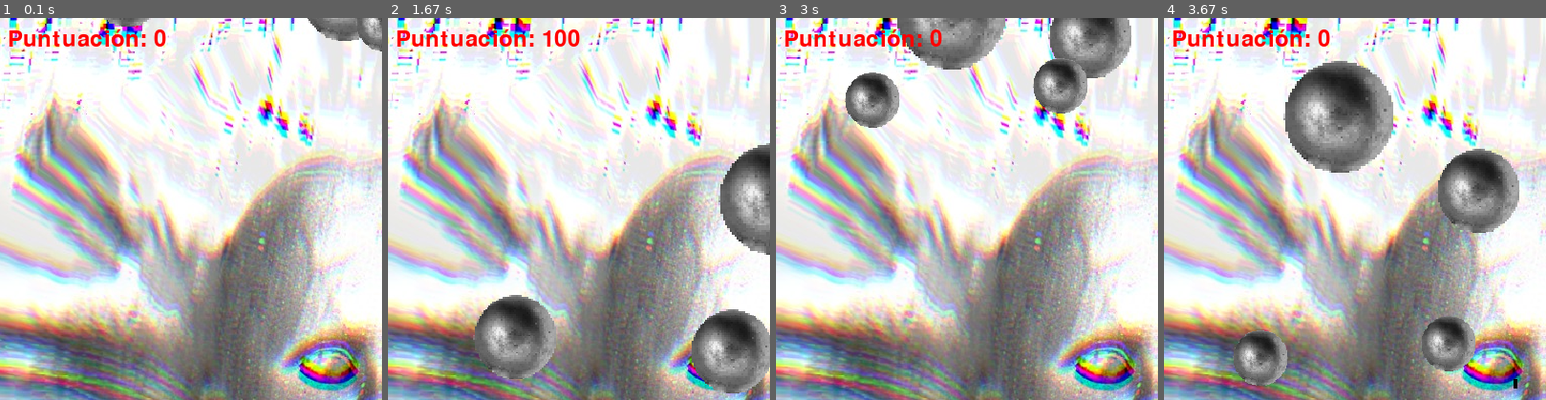
Above: before the commit, frames 1-4 (left to right).
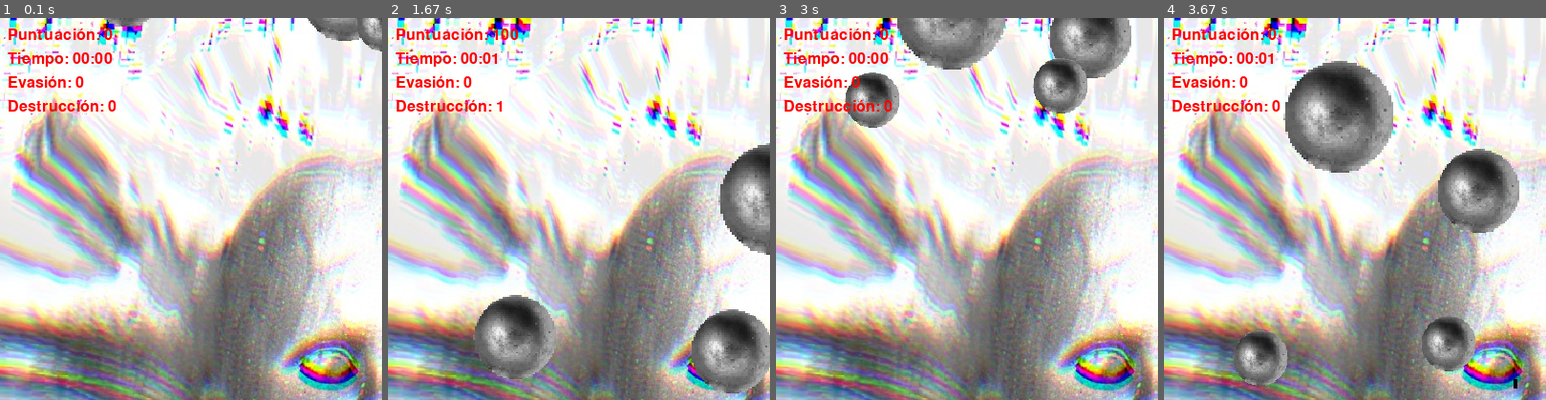
Above: after the commit, the same moments.

Repository: lfgc-py/Juego-con-Pygame-Survival---Externa
Game: pygame game, started from main.py
Two runs of this game, one before a commit and one after it. Both use one fixed random seed, a clock stepped at 60 frames per second and the inputs below.
Inputs:
- Up to frame 1 (0.1 s): no input
- Up to frame 2 (1.67 s): tap Space at 0.33, 0.73, 1.03, 1.23, 1.57 s; hold Right 0.67-1.13 s; hold Up 1.17-1.47 s; hold Right from 1.5 s (still down)
- Up to frame 3 (3 s): tap Space at 1.87, 2.63, 2.97 s; release Right at 1.97 s; hold Down 2.57-2.87 s; hold Left from 2.9 s (still down)
- Up to frame 4 (3.67 s): tap Space at 3.27, 3.4 s; release Left at 3.3 s; hold Up from 3.33 s (still down)
The pictures show only the part of the screen within x 0-50%, y 0-50%; the shares and areas given below are measured in that part.

The runs differ from the first frame. In frame 1, 2.2% of the frame differs, in the area x 2-44%, y 2-25%; in frame 2, 2.3%, in the area x 2-51%, y 2-25%; in frame 3, 2.2%; in frame 4, 2.2%.

Commit message:
Sonido y score

Diff:
--- a/main.py
+++ b/main.py
@@ -19,7 +19,10 @@
 # --- Sonidos ---
 explosion_sound = pygame.mixer.Sound("sound/explosive.wav")
 explosion_sound.set_volume(0.7)
-
+shoot_sound = pygame.mixer.Sound("sound/shoot.wav")
+shoot_sound.set_volume(0.6)
+fboom = pygame.mixer.Sound("sound/fboom.wav")
+fboom.set_volume(0.8)
 # --- Imágenes ---
 player_img = pygame.image.load("Imagenes/A.png").convert_alpha()
 meteor_img = pygame.image.load("Imagenes/eye2.png").convert_alpha()
@@ -40,22 +43,31 @@
 
 # --- Puntuación ---
 score = 0
-font = pygame.font.Font(None, 36)
+dodged_meteors = 0
+destroyed_meteors = 0
+font = pygame.font.Font(None, 24)
 
 # --- Control de disparos ---
 last_shot = pygame.time.get_ticks()
 
+#Tiempo de inicio de juego
+start_time = pygame.time.get_ticks()
+
 # --- Reloj ---
 clock = pygame.time.Clock()
 
+# -- Función de Reinicio
 def reset_game():
-    global meteors, projectiles, score, player, last_shot
+    global meteors, projectiles, score, player, last_shot, start_time, dodged_meteors, destroyed_meteors
 
     # Reiniciar listas y valores
     meteors = []
     projectiles = []
     score = 0
     last_shot = pygame.time.get_ticks()
+    start_time = pygame.time.get_ticks()
+    dodged_meteors = 0
+    destroyed_meteors = 0
 
     # Reiniciar posición del jugador
     player.x = WIDTH // 2 - PLAYER_SIZE[0] // 2
@@ -75,6 +87,8 @@
             # Disparo
             if event.key == pygame.K_SPACE and current_time - last_shot > SHOOT_DELAY:
                 last_shot = current_time
+                shoot_sound.play()
+
                 if len(projectiles) < 5:
                     projectiles.append(projectile(player.centerx - 2, player.top))
 
@@ -109,6 +123,7 @@
         m.move()
         if m.rect.top > HEIGHT:
             meteors.remove(m)
+            dodged_meteors += 1
             continue
 
         # Colisión con proyectiles
@@ -118,9 +133,11 @@
                 projectiles.remove(p)
                 meteors.remove(m)
                 score += m.get_points()
+                destroyed_meteors += 1
 
                  # Reproducir sonido de explosión
                 explosion_sound.play()
+
 
                 # Fragmentar meteorito
                 new_meteors = m.split()
@@ -128,10 +145,8 @@
                 break  # Salir del bucle de proyectiles para evitar error
 
         # Colisión con jugador
-        #if player.colliderect(m.rect):
-            #running = False
-            #break
         if player.colliderect(m.rect):
+            fboom.play()
             pygame.time.delay(1000)  # pausa breve (1 seg)
             reset_game()              # reinicia todo
             break
@@ -146,9 +161,22 @@
     for p in projectiles:
         p.draw(screen)
 
+    #Calcular Tiempo de juego
+    elapsed_time = (current_time - start_time) // 1000
+    minutes = elapsed_time // 60
+    seconds = elapsed_time % 60
+
     # --- Mostrar puntuación ---
     score_text = font.render(f"Puntuación: {score}", True, RED)
+    time_text = font.render(f"Tiempo: {minutes:02d}:{seconds:02d}", True, RED)
+    dodged_text = font.render(f"Evasión: {dodged_meteors}", True, RED)
+    destroyed_text = font.render(f"Destrucción: {destroyed_meteors}", True, RED)
+
     screen.blit(score_text, (10, 10))
+    screen.blit(time_text, (10, 35))
+    screen.blit(dodged_text, (10, 60))
+    screen.blit(destroyed_text, (10, 85))
+
 
     pygame.display.flip()
     clock.tick(80)
--- a/main2.py
+++ b/main2.py
@@ -82,6 +82,7 @@
 
         # --- Dibujar ---
         screen.blit(espacio_img, (0, 0))
+
         for meteor in meteors:
             screen.blit(meteorito_img, meteor)
         screen.blit(player_img, player)
Not shown, changed: music/OST-1.wav
Not shown, added: sound/fboom.wav
Not shown, added: sound/shoot.wav
